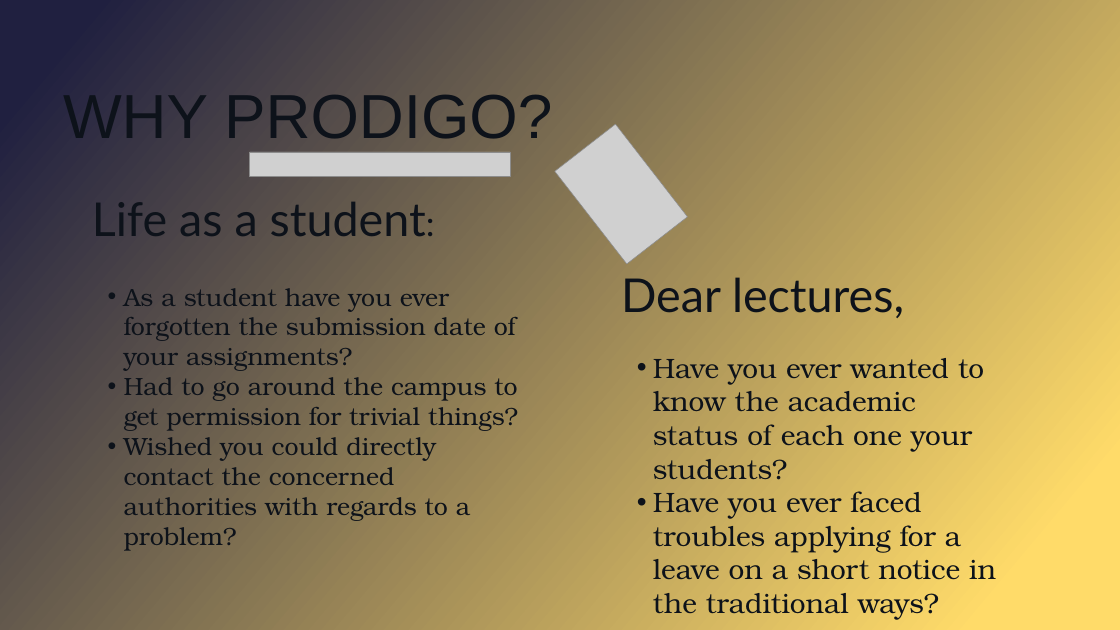
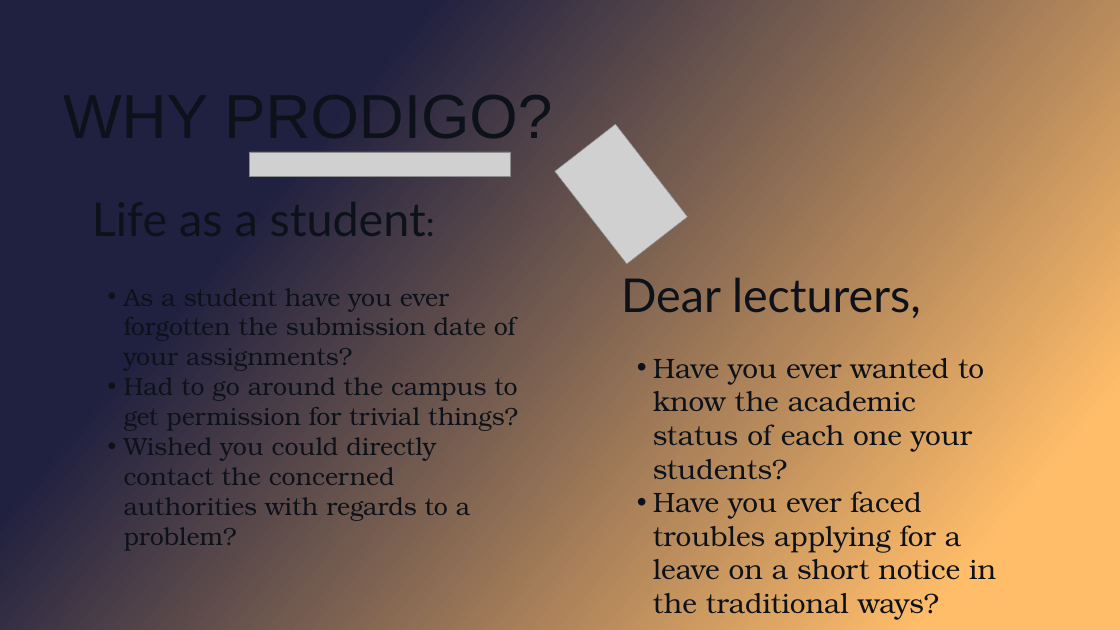
Before and after one commit to Prodigo-live/prodigo-pwa, a slide deck: slide 4 of Orange_Handwritten_Scribbles_Athleisure_Wear_Product_Marketing_Presentation.pptx. Drawn at 1120x630 pixels with LibreOffice and Linux fonts; fonts in the diff are those of the drawing; grey boxes stand for pictures. Boxes give left, top, right and bottom in pixels: in the first picture for what was removed or moved away, otherwise in the second. Text is boxed around its words. In the diff, an @@ line names an element or a change of style, - is before the commit and + after.

```diff
--- a/Orange_Handwritten_Scribbles_Athleisure_Wear_Product_Marketing_Presentation.pptx
+++ b/Orange_Handwritten_Scribbles_Athleisure_Wear_Product_Marketing_Presentation.pptx
@@ background gradient #202040 to #FFDB69 to gradient #202040 to #FFBD69 @@
@@ text at bbox=[621, 277, 921, 318]: text changed @@
-Dear lectures,
+Dear lecturers,
```
Also in this commit, not shown: 10 other slides changed, 7 other files.
